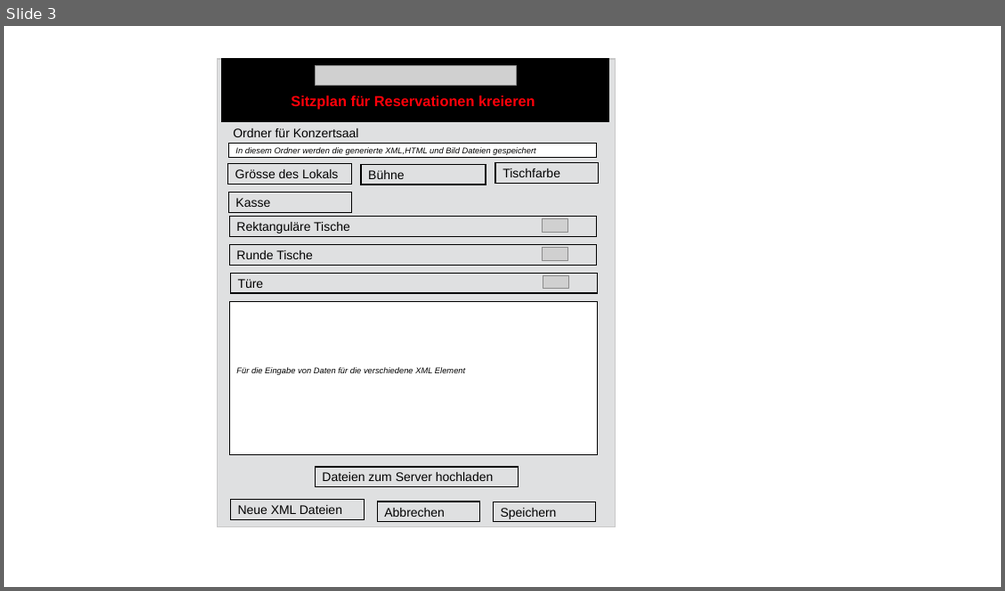
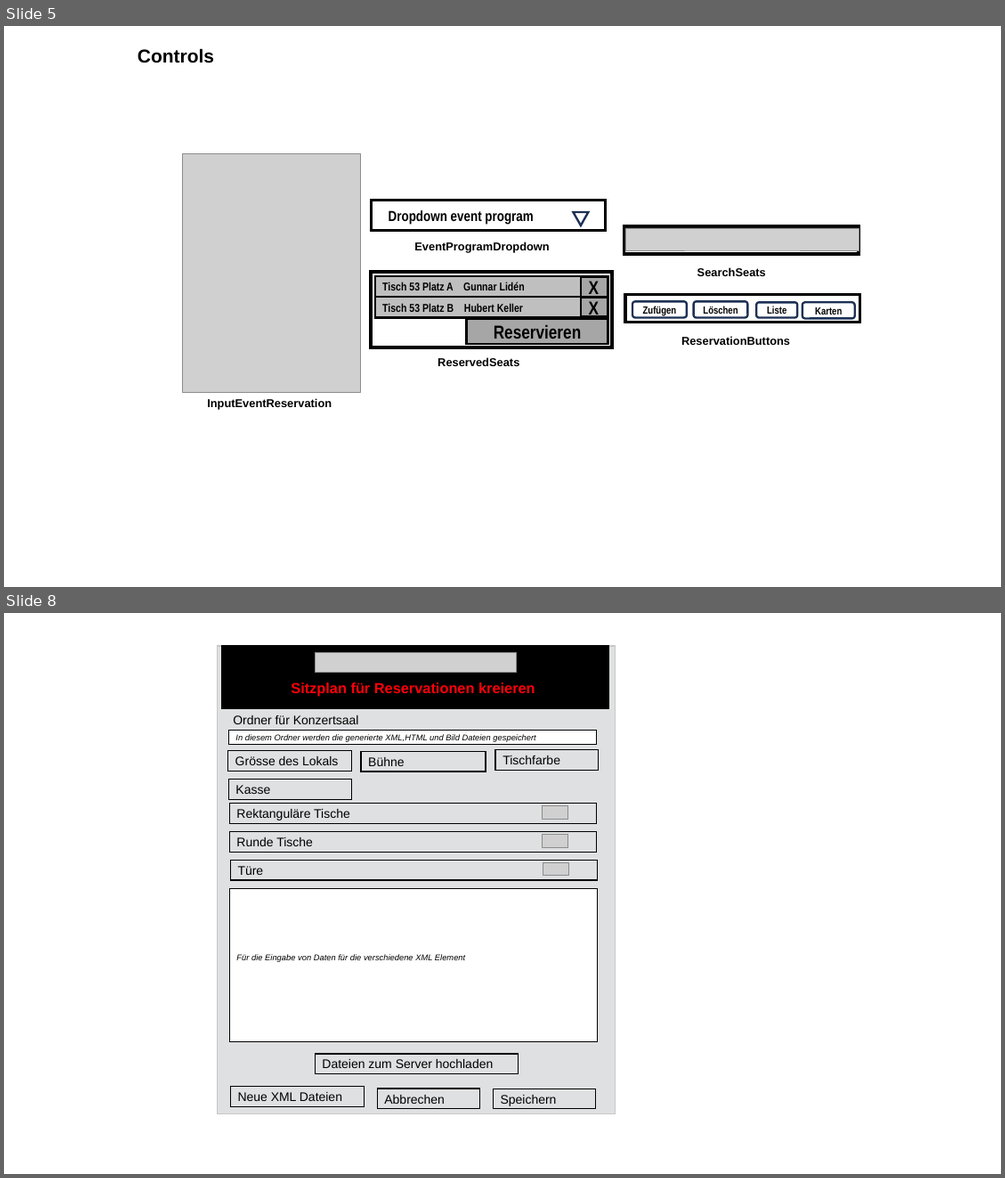
Before and after one commit to JazzLiveAarau/WwwReservationLayout, a slide deck: Description/ReservationLayout.pptx. Shown one above the other, each under a label of ours: slide 3 before the commit, slides 5 and 8 after it; the slides between them are not shown. The pictures are 1005x591 and 1005x1178 pixels, drawn with LibreOffice and Linux fonts; fonts in the diff are those of the drawing; grey boxes stand for pictures. Boxes give left, top, right and bottom in pixels: in the first picture for what was removed or moved away, otherwise in the second. Text is boxed around its words. In the diff, an @@ line names an element or a change of style, - is before the commit and + after.

```diff
--- a/Description/ReservationLayout.pptx
+++ b/Description/ReservationLayout.pptx
@@ slide 5 added at bbox=[4, 26, 1001, 587], background #FFFFFF @@
@@ text added at bbox=[138, 48, 214, 63], 18 pt, text #000000, bold @@
+Controls
@@ picture added at bbox=[182, 154, 361, 393] @@
@@ rectangle added at bbox=[372, 200, 606, 230], outline #000000 3 pt, 14 pt, text #000000, bold @@
+Dropdown event program
@@ triangle added at bbox=[573, 212, 588, 225], outline #1E3256 2 pt @@
@@ rectangle added at bbox=[624, 226, 858, 254], outline #000000 3 pt @@
@@ picture added at bbox=[625, 228, 858, 250] @@
@@ text added at bbox=[414, 241, 549, 252], 11 pt, text #000000, bold @@
+EventProgramDropdown
@@ rectangle added at bbox=[372, 272, 613, 347], outline #000000 3 pt @@
@@ rectangle added at bbox=[375, 276, 608, 297], fill #BFBFBF, outline #000000 2 pt, 11 pt, text #000000, bold @@
+Tisch 53 Platz A Gunnar Lidén
@@ rectangle added at bbox=[582, 277, 608, 297], fill #A6A6A6, outline #000000 2 pt, 18 pt, text #000000, bold @@
+X
@@ text added at bbox=[697, 267, 766, 276], 11 pt, text #000000, bold @@
+SearchSeats
@@ rectangle added at bbox=[375, 297, 608, 318], fill #BFBFBF, outline #000000 2 pt, 11 pt, text #000000, bold @@
+Tisch 53 Platz B Hubert Keller
@@ rectangle added at bbox=[466, 319, 607, 344], fill #A6A6A6, outline #000000 2 pt, 18 pt, text #000000, bold @@
+Reservieren
@@ rectangle added at bbox=[582, 297, 608, 317], fill #A6A6A6, outline #000000 2 pt, 18 pt, text #000000, bold @@
+X
@@ rectangle added at bbox=[625, 295, 860, 322], outline #000000 3 pt @@
@@ rounded rectangle added at bbox=[633, 301, 687, 318], outline #1E3256 2 pt, 10 pt, text #000000, bold @@
+Zufügen
@@ rounded rectangle added at bbox=[694, 301, 747, 318], outline #1E3256 2 pt, 10 pt, text #000000, bold @@
+Löschen
@@ rounded rectangle added at bbox=[756, 302, 797, 317], outline #1E3256 2 pt, 10 pt, text #000000, bold @@
+Liste
@@ rounded rectangle added at bbox=[802, 302, 855, 319], outline #1E3256 2 pt, 10 pt, text #000000, bold @@
+Karten
@@ text added at bbox=[681, 336, 790, 345], 11 pt, text #000000, bold @@
+ReservationButtons
@@ text added at bbox=[437, 357, 519, 366], 11 pt, text #000000, bold @@
+ReservedSeats
@@ text added at bbox=[207, 398, 332, 409], 11 pt, text #000000, bold @@
+InputEventReservation
@@ what was slide 3 is now slide 8 @@
```
Also in this commit, not shown: 3 slides changed, 7 other slides added, 4 slides removed, 6 other files.
